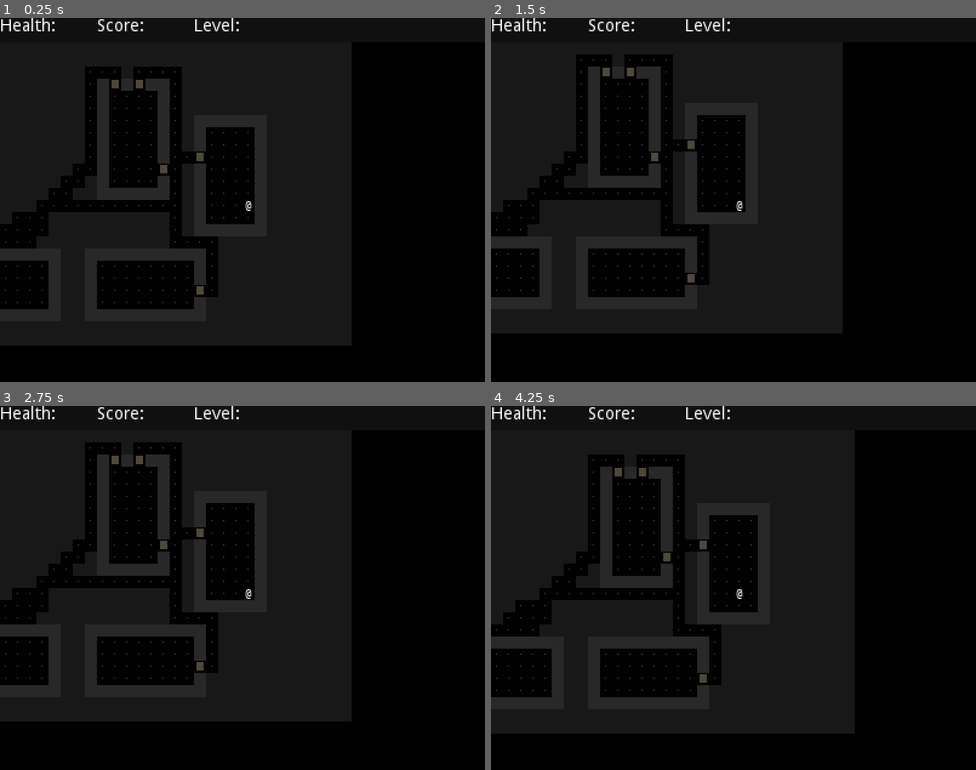
Above: before the commit, frames 1-4 (two rows, left to right).
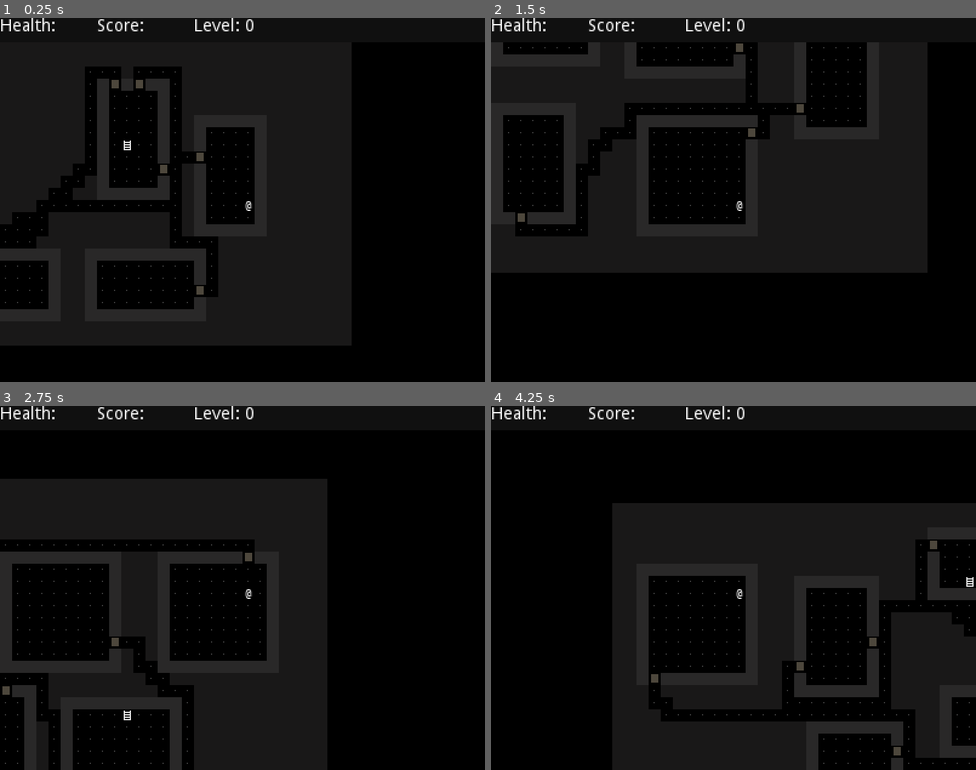
Above: after the commit, the same moments.

Repository: Boyquotes/godot-rl
Game: Godot game, scene res://Game.tscn
Two runs of this game, one before a commit and one after it. Both use one fixed random seed, a clock stepped at 60 frames per second and the inputs below.
Inputs:
- Up to frame 1 (0.25 s): no input
- Up to frame 2 (1.5 s): tap Enter (Restart, bound only after the commit) at 0.5, 1.25 s; hold Right (Right) 0.53-1.28 s; hold Down (Down) from 1.28 s (still down)
- Up to frame 3 (2.75 s): tap Enter (Restart, bound only after the commit) at 2 s; release Down (Down) at 2.03 s; hold Right (Right) from 2.03 s (still down)
- Up to frame 4 (4.25 s): tap Enter (Restart, bound only after the commit) at 2.75, 3.5, 4.15 s; release Right (Right) at 2.78 s; hold Up (Up) 2.78-3.53 s; hold Left (Left) from 3.53 s (still down)

The runs differ from the first frame. In frame 1, less than 0.1% of the frame differs, in the area x 25-53%, y 0-37%; in frame 2, 38%; in frame 3, 33%; in frame 4, 55%, in the area x 0-100%, y 0-100%.

Commit message:
level progression, win state

Diff:
--- a/Game.gd
+++ b/Game.gd
@@ -6,8 +6,10 @@
 
 const LEVEL_SIZES = [
 	Vector2(40, 30),
-	Vector2(40, 40),
-	Vector2(50, 50),
+	Vector2(60, 45),
+	Vector2(80, 60),
+	Vector2(100, 75),
+	Vector2(120, 90)
 ]
 
 const LEVEL_ROOM_COUNT = [5, 7, 9, 12, 15]
@@ -29,6 +31,7 @@
 
 onready var tile_map = $TileMap
 onready var player = $Player
+onready var soundeffects = $Player/SoundEffects
 
 # TODO: set up player object
 
@@ -40,8 +43,7 @@
 # Called when the node enters the scene tree for the first time ----------------
 func _ready():
 	OS.set_window_size(Vector2(400,300))
-	randomize()
-	build_level()
+	initialize_game()
 
 # input event handler
 func _input(event):
@@ -56,6 +58,22 @@
 		try_move(-1, 0)
 	if event.is_action("Right"):
 		try_move(1, 0)
+	if event.is_action("Quit"):
+		get_tree().quit()
+	if event.is_action("Restart"):
+		## TODO: make this possible only during game over state
+		initialize_game()
+
+
+# function to initialize / restart the entire game -----------------------------
+
+func initialize_game():
+	randomize()
+	level_num = 0
+	score = 0
+	$CanvasLayer/Win.visible = false;
+	$CanvasLayer/Lose.visible = false;
+	build_level()
 
 func try_move(dx, dy):
 	var x = player_tile.x + dx
@@ -72,11 +90,23 @@
 		Tile.Floor:
 			player_tile = Vector2(x, y)
 			# TO DO: play walk sound
+			soundeffects.play()
 
 		# if door, turn it into floor to "open"
 		Tile.Door:
 			set_tile(x, y, Tile.Floor)
 			# TO DO: play door open sound
+
+		# if ladder, increase level count, add score, etc.
+		Tile.Ladder:
+			level_num += 1
+			score += 20
+			if level_num < LEVEL_SIZES.size():
+				build_level()
+			else:
+				# no more levels left, you win
+				score += 1000
+				$CanvasLayer/Win.visible = true
 
 	update_visuals()
 
@@ -116,6 +146,16 @@
 	var player_y = start_room.position.y + 1 + randi() % int(start_room.size.y - 2)
 	player_tile = Vector2(player_x, player_y)
 	update_visuals()
+
+	# place end ladder
+
+	var end_room = rooms.back()
+	var ladder_x = end_room.position.x + 1 + randi() % int(end_room.size.x - 2)
+	var ladder_y = end_room.position.y + 1 + randi() % int(end_room.size.y - 2)
+	set_tile(ladder_x, ladder_y, Tile.Ladder)
+
+	# update ui
+	$CanvasLayer/Level.text = "Level: " + str(level_num)
 
 func update_visuals():
 	# convert tile coords into pixel coords
@@ -342,9 +382,7 @@
 	map[x][y] = type
 	tile_map.set_cell(x,y,type)
 
-
-
-
+# function to play various sound effects ---------------------------------------
 
 
 
--- a/Game.tscn
+++ b/Game.tscn
@@ -1,7 +1,8 @@
-[gd_scene load_steps=4 format=2]
+[gd_scene load_steps=5 format=2]
 
 [ext_resource path="res://tileset.png" type="Texture" id=1]
 [ext_resource path="res://Game.gd" type="Script" id=2]
+[ext_resource path="res://sound/footstep1.wav" type="AudioStream" id=3]
 
 [sub_resource type="TileSet" id=1]
 0/name = "player"
@@ -115,6 +116,9 @@
 drag_margin_right = 0.0
 drag_margin_bottom = 0.0
 
+[node name="SoundEffects" type="AudioStreamPlayer2D" parent="Player"]
+stream = ExtResource( 3 )
+
 [node name="CanvasLayer" type="CanvasLayer" parent="."]
 
 [node name="Top Bar" type="ColorRect" parent="CanvasLayer"]
@@ -153,3 +157,45 @@
 __meta__ = {
 "_edit_use_anchors_": false
 }
+
+[node name="Win" type="ColorRect" parent="CanvasLayer"]
+visible = false
+margin_top = 20.0
+margin_right = 400.0
+margin_bottom = 300.0
+color = Color( 0, 0, 0, 0.784314 )
+__meta__ = {
+"_edit_use_anchors_": false
+}
+
+[node name="Label" type="Label" parent="CanvasLayer/Win"]
+margin_left = 80.0
+margin_top = 100.0
+margin_right = 320.0
+margin_bottom = 165.0
+text = "You win!
+
+Press Enter to play again."
+align = 1
+autowrap = true
+
+[node name="Lose" type="ColorRect" parent="CanvasLayer"]
+visible = false
+margin_top = 20.0
+margin_right = 400.0
+margin_bottom = 300.0
+color = Color( 0, 0, 0, 0.784314 )
+__meta__ = {
+"_edit_use_anchors_": false
+}
+
+[node name="Label" type="Label" parent="CanvasLayer/Lose"]
+margin_left = 80.0
+margin_top = 100.0
+margin_right = 320.0
+margin_bottom = 165.0
+text = "You died!
+
+Press Enter to play again."
+align = 1
+autowrap = true
--- a/project.godot
+++ b/project.godot
@@ -53,6 +53,16 @@
 , Object(InputEventKey,"resource_local_to_scene":false,"resource_name":"","device":0,"alt":false,"shift":false,"control":false,"meta":false,"command":false,"pressed":false,"scancode":68,"unicode":0,"echo":false,"script":null)
  ]
 }
+Quit={
+"deadzone": 0.5,
+"events": [ Object(InputEventKey,"resource_local_to_scene":false,"resource_name":"","device":0,"alt":false,"shift":false,"control":false,"meta":false,"command":false,"pressed":false,"scancode":16777217,"unicode":0,"echo":false,"script":null)
+ ]
+}
+Restart={
+"deadzone": 0.5,
+"events": [ Object(InputEventKey,"resource_local_to_scene":false,"resource_name":"","device":0,"alt":false,"shift":false,"control":false,"meta":false,"command":false,"pressed":false,"scancode":16777221,"unicode":0,"echo":false,"script":null)
+ ]
+}
 
 [rendering]
 
